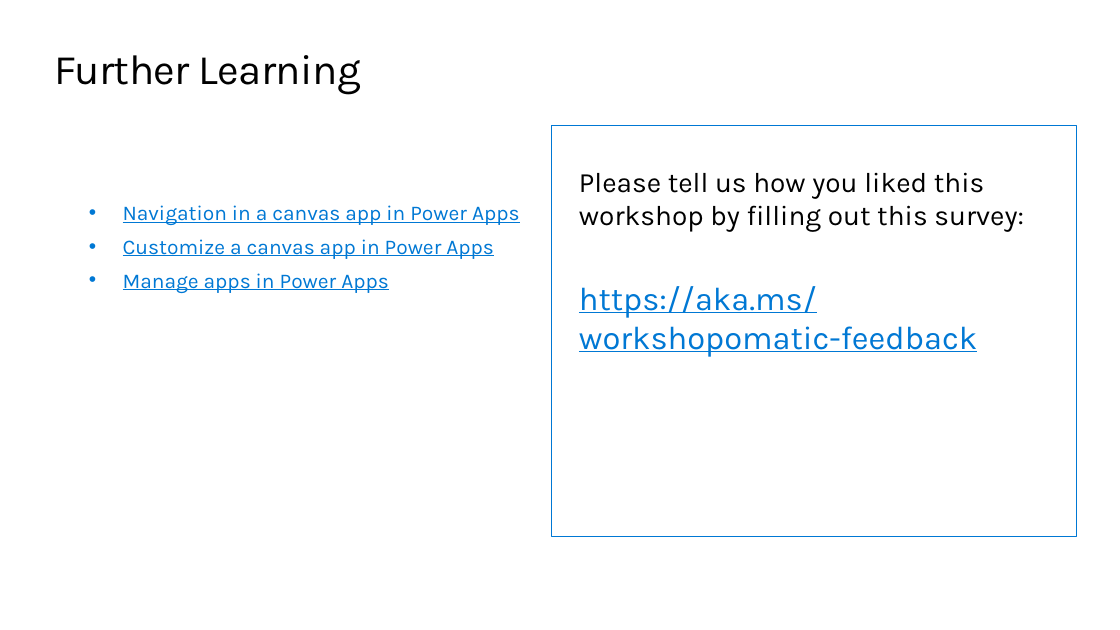
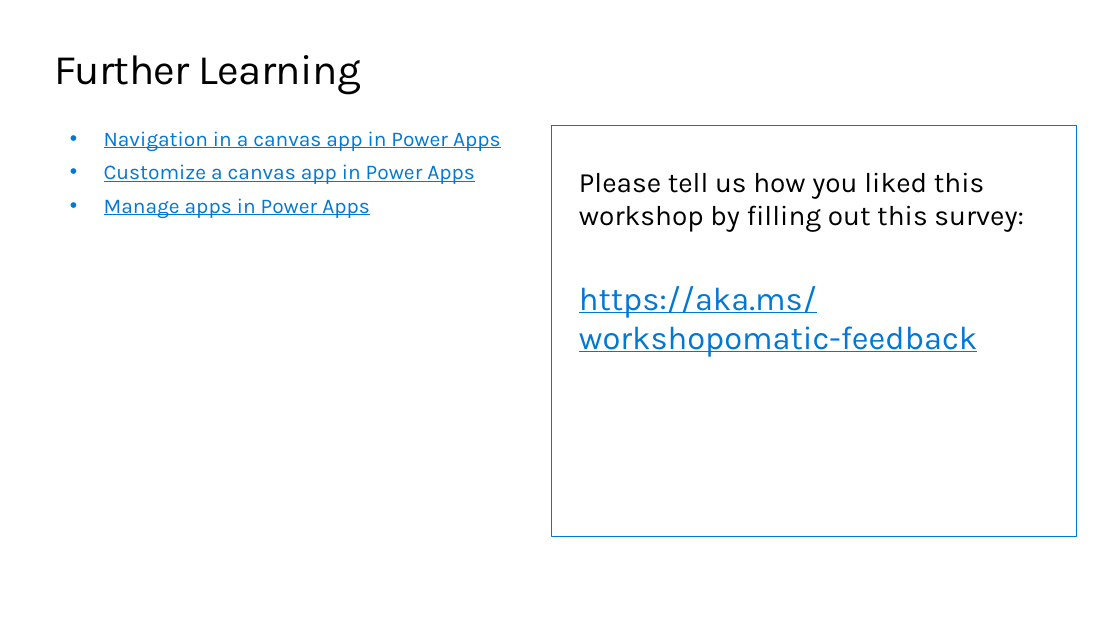
Before and after one commit to microsoft/workshop-library, a slide deck: slide 51 of full/power-platform-canvas-app/slides.pptx (slide 53 before the commit). Drawn at 1120x630 pixels with LibreOffice and Linux fonts; fonts in the diff are those of the drawing; background and template pictures are left out. Boxes give left, top, right and bottom in pixels: in the first picture for what was removed or moved away, otherwise in the second. Text is boxed around its words. In the diff, an @@ line names an element or a change of style, - is before the commit and + after.

```diff
--- a/full/power-platform-canvas-app/slides.pptx
+++ b/full/power-platform-canvas-app/slides.pptx
@@ text "Navigation in a canvas app ..." moved from (x1=123, y1=205, x2=520, y2=293) to (x1=104, y1=131, x2=501, y2=218) @@
```
Also in this commit, not shown: 4 other slides changed, 1 slide added, 3 slides removed.
